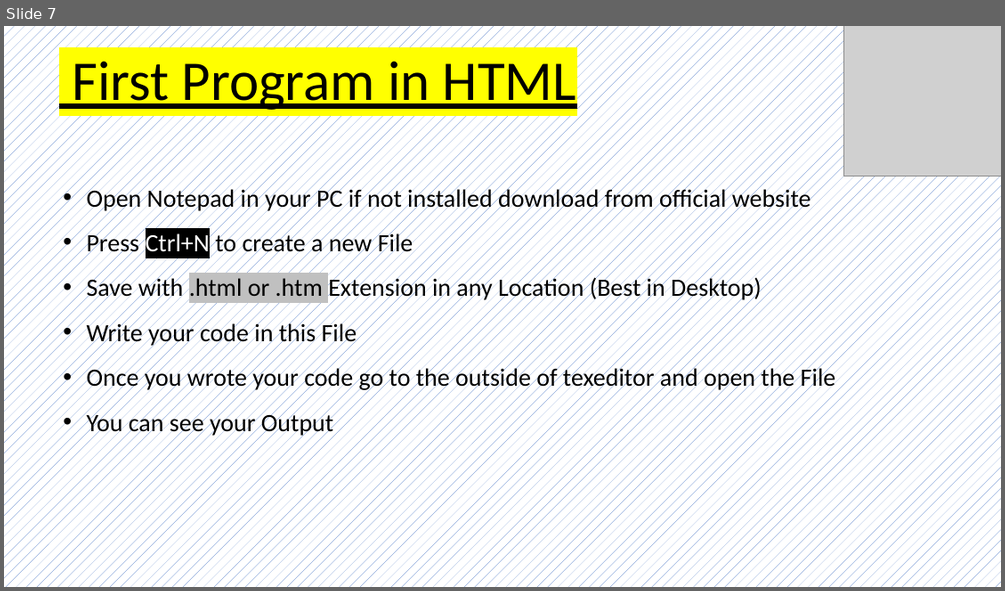
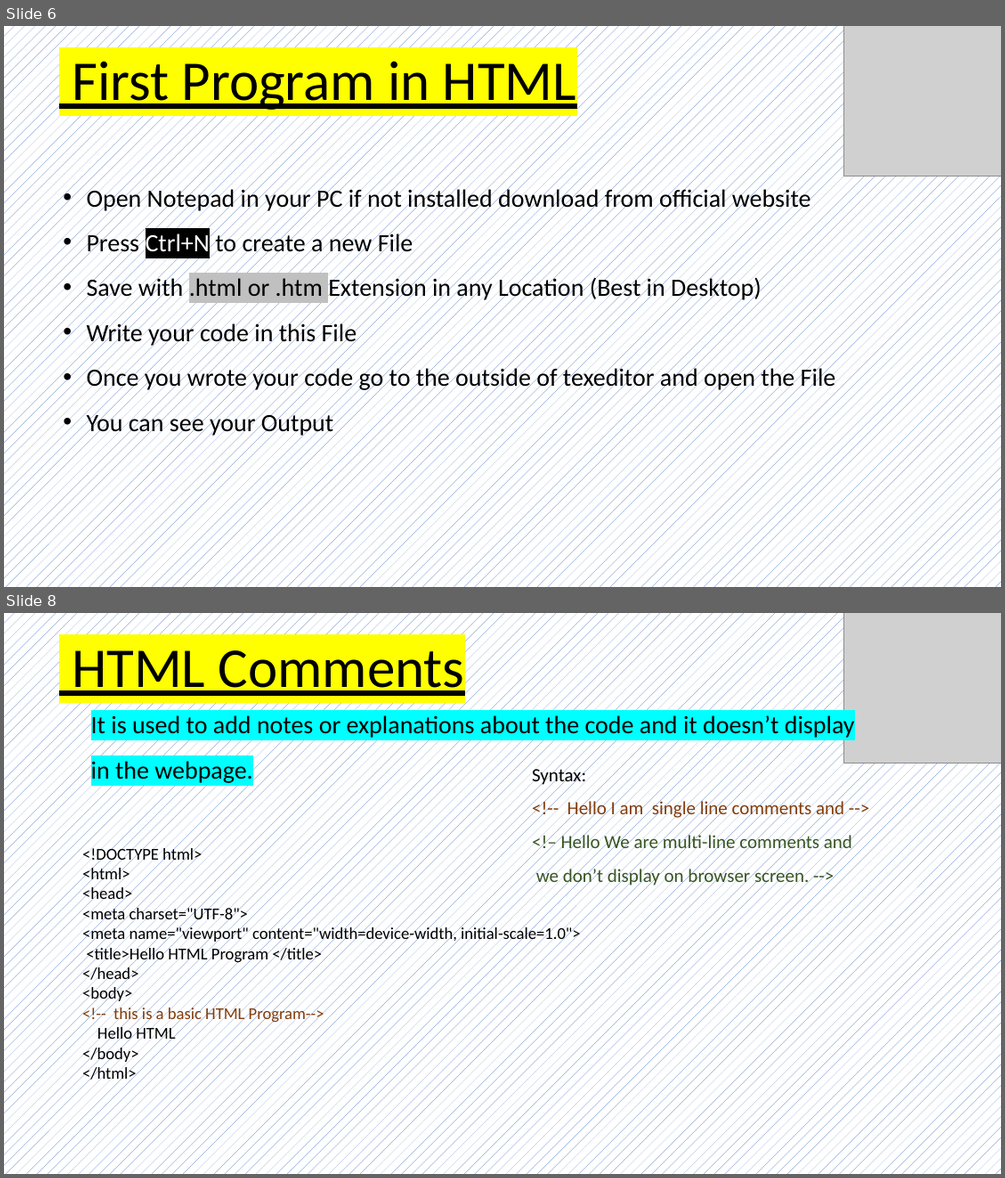
Before and after one commit to Pankajdas0025/Youtube-Tutorials-Notes, a slide deck: HTML Tutorial/Complete html tutorial notes.pptx. Shown one above the other, each under a label of ours: slide 7 before the commit, slides 6 and 8 after it; the slides between them are not shown. The pictures are 1005x591 and 1005x1178 pixels, drawn with LibreOffice and Linux fonts; fonts in the diff are those of the drawing; grey boxes stand for pictures. Boxes give left, top, right and bottom in pixels: in the first picture for what was removed or moved away, otherwise in the second. Text is boxed around its words. In the diff, an @@ line names an element or a change of style, - is before the commit and + after.

```diff
--- a/HTML Tutorial/Complete html tutorial notes.pptx
+++ b/HTML Tutorial/Complete html tutorial notes.pptx
@@ slide 8 added at [4,613,1001,1174], background pattern #4472C4 on #FFFFFF @@
@@ picture added at [844,613,1001,763] @@
@@ text added at [72,650,465,696], 54 pt, text #000000, underline @@
+HTML Comments
@@ text added at [91,715,855,783], 24 pt, text #000000 @@
+  It is used to add notes or explanations about the code and it doesn’t display in the webpage.
@@ text added at [532,765,852,887], 18 pt, text #385723 @@
+  Syntax:
+  <!-- Hello I am single line comments and -->
+  <!– Hello We are multi-line comments and
+  we don’t display on browser screen. -->
@@ text added at [82,845,581,1084], 16 pt, text #000000 @@
+<!DOCTYPE html>
+<html>
+<head>
+<meta charset="UTF-8">
+<meta name="viewport" content="width=device-width, initial-scale=1.0">
+<title>Hello HTML Program </title>
+</head>
+<body>
+<!-- this is a basic HTML Program-->
+Hello HTML
+</body>
+</html>
@@ what was slide 7 is now slide 6 @@
```
Also in this commit, not shown: 2 slides changed, 3 other slides added, 2 slides removed, 1 other file.
